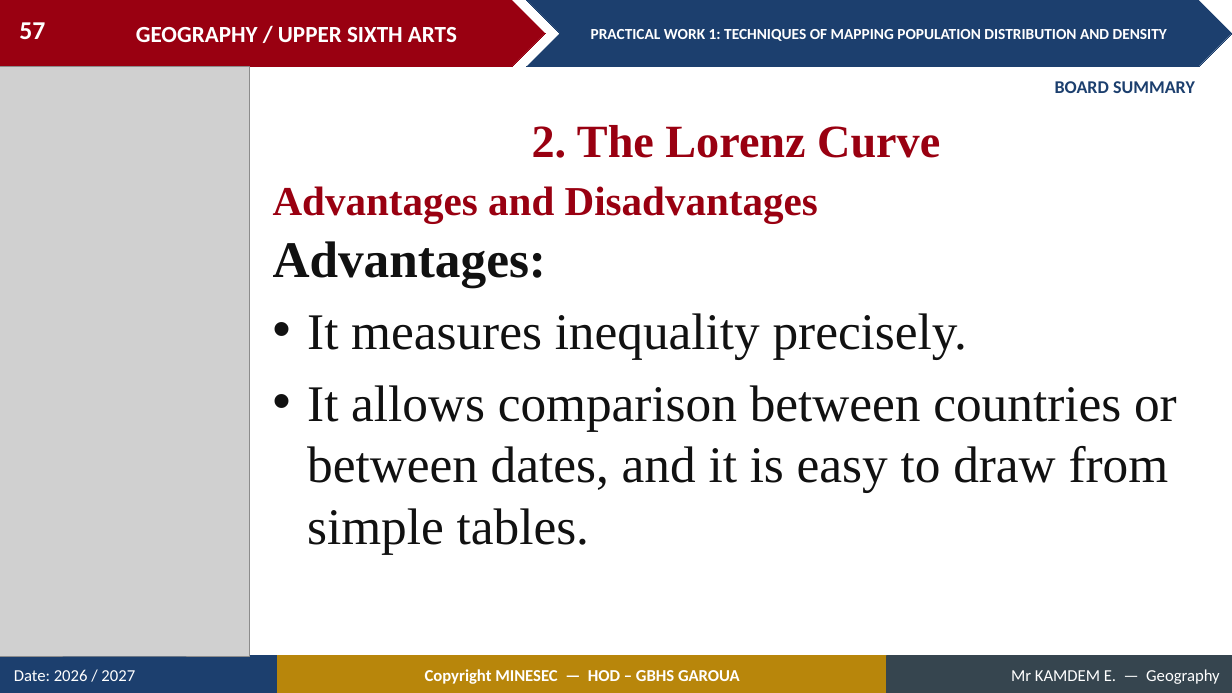
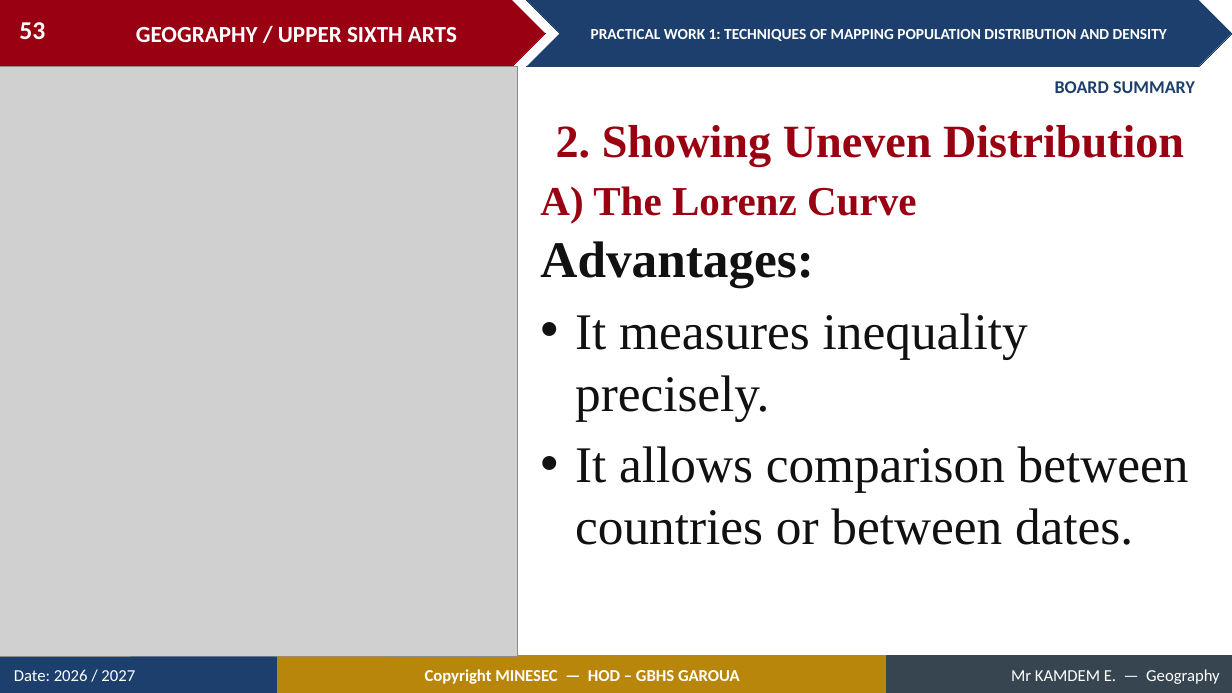
Before and after one commit to Berthautk/linea-github, a slide deck: slide 53 of lecons/USA/Population Geography/03_USA_POP_PW01_Techniques_of_Mapping_Population_Distribution_and_Density.pptx (slide 57 before the commit). Drawn at 1232x693 pixels with LibreOffice and Linux fonts; fonts in the diff are those of the drawing; grey boxes stand for pictures. Boxes give left, top, right and bottom in pixels: in the first picture for what was removed or moved away, otherwise in the second. Text is boxed around its words. In the diff, an @@ line names an element or a change of style, - is before the commit and + after.

```diff
--- a/lecons/USA/Population Geography/03_USA_POP_PW01_Techniques_of_Mapping_Population_Distribution_and_Density.pptx
+++ b/lecons/USA/Population Geography/03_USA_POP_PW01_Techniques_of_Mapping_Population_Distribution_and_Density.pptx
@@ page number at [19,22,45,39]: text changed @@
-57
+53
@@ picture: place and size @@
-picture at [0,67,250,656]
+picture at [0,67,518,656]
@@ text at [556,125,1184,166]: text changed @@
-2. The Lorenz Curve
+2. Showing Uneven Distribution
@@ text at [540,186,916,222]: text changed @@
-Advantages and Disadvantages
+A) The Lorenz Curve
@@ text "Advantages:": place and size @@
-text "Advantages:" at [273,241,1177,555]
+text "Advantages:" at [540,241,1189,545]
@@ text at [575,446,1189,545]: text changed @@
-• It allows comparison between countries or between dates, and it is easy to draw from simple tables.
+• It allows comparison between countries or between dates.
```
Also in this commit, not shown: 29 other slides changed, 2 slides added, 8 slides removed, 3 other files.
